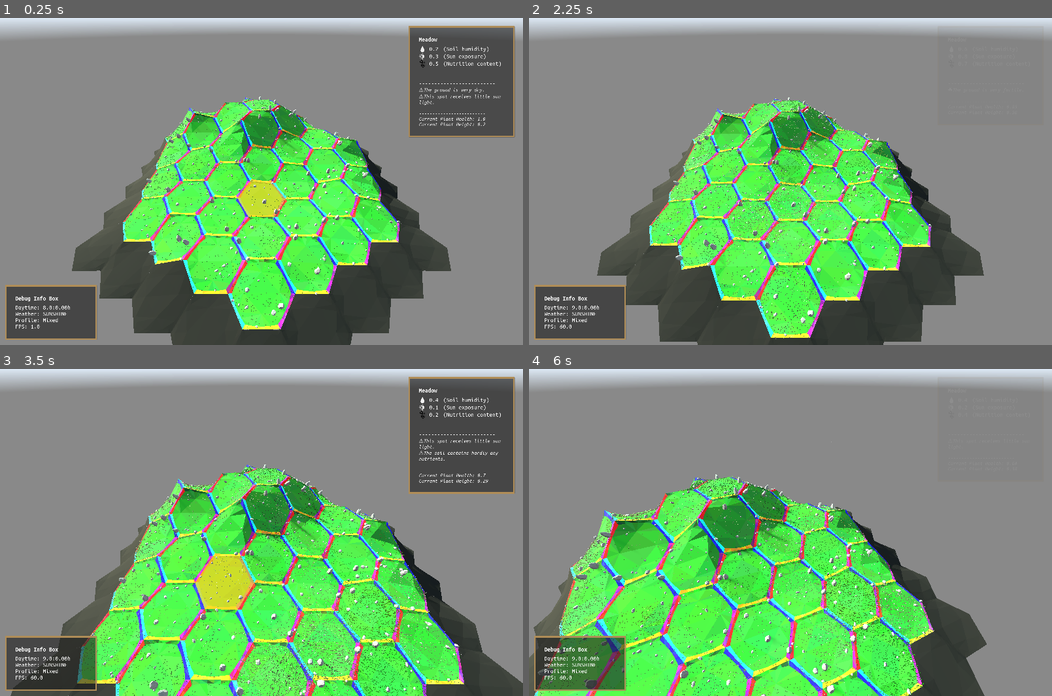
Above: before the commit, frames 1-4 (two rows, left to right).
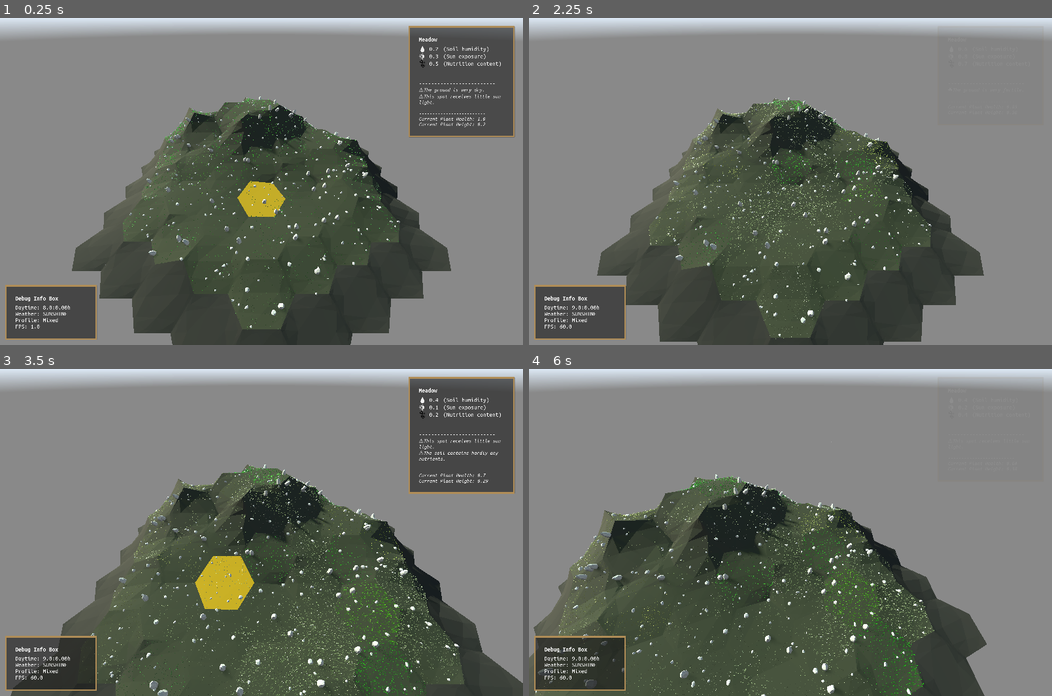
Above: after the commit, the same moments.

Repository: vincentwoelfer/hex
Game: Godot game, scene res://scenes/dev/MapGeneration.tscn
Two runs of this game, one before a commit and one after it. Both use one fixed random seed, a clock stepped at 60 frames per second and the inputs below. A sky picture missing from this copy of the repository is replaced by a grey-blue gradient.
Inputs (mouse positions are in pixels of both pictures, inside the frame that each line leads up to):
- Up to frame 1 (0.25 s): no input
- Up to frame 2 (2.25 s): move the mouse to (905, 165) at 0.52 s; hold Shift (hold_speed_up_time) 0.53-1.28 s; hold Space (advance_world_time_one_step) 0.53-1.28 s; move the mouse to (685, 197) at 1.27 s; tap S (move_cam_backward) at 1.35 s; move the mouse to (842, 109) at 2.02 s; hold Shift (hold_speed_up_time) from 2.03 s (still down); hold W (move_cam_forward) from 2.03 s (still down)
- Up to frame 3 (3.5 s): keep holding Shift (hold_speed_up_time); move the mouse to (235, 597) at 2.77 s; release W (move_cam_forward) at 2.78 s; tap A (move_cam_left) at 2.85 s
- Up to frame 4 (6 s): move the mouse to (947, 581) at 3.52 s; release Shift (hold_speed_up_time) at 3.53 s; hold D (move_cam_right) 3.53-4.28 s; move the mouse to (633, 483) at 4.27 s; tap 3 (randomize_selected_tile) at 4.35 s; move the mouse to (816, 532) at 5.02 s; hold Q (rotate_cam_left) 5.03-5.78 s; move the mouse to (712, 450) at 5.77 s; hold Shift (hold_speed_up_time) from 5.78 s (still down); tap E (rotate_cam_right) at 5.85 s

The runs differ from the first frame. In frame 1, 22% of the frame differs, in the area x 18-82%, y 24-96%; in frame 2, 22%; in frame 3, 33%; in frame 4, 35%, in the area x 1-84%, y 33-100%.

Commit message:
Interpolation finally working, also for outer vertices

Diff:
--- a/src/Triangle.gd
+++ b/src/Triangle.gd
@@ -17,8 +17,10 @@
 	self.color = color_
 	assert(a != b and a != c and b != c, "Triangle points must be different")
 
+	# Color is set to distinc hex color in HexGeometry (unless overwritten here)
+
 	# For testing, set color based on incline
-	# color = Colors.getColorForIncline(calculateInclineDeg())
+	color = Colors.getColorForIncline(calculateInclineDeg())
 
 
 func getArea() -> float:
--- a/src/tile/HexGeometry.gd
+++ b/src/tile/HexGeometry.gd
@@ -191,8 +191,12 @@
 		var is_corner: bool = i % (3 + HexConst.extra_verts_per_side) == 0
 
 		if not is_corner:
-			verts_outer[i].y = getInterpolatedHeightInside(verts_outer[i], corners)
-			# TODO
+			var prev_corner: int = i - (i % (3 + HexConst.extra_verts_per_side))
+			var next_corner: int = (prev_corner + (3 + HexConst.extra_verts_per_side)) % verts_outer.size()
+
+			var t := compute_t_on_line_segment(Util.toVec2(verts_outer[i]), Util.toVec2(verts_outer[prev_corner]), Util.toVec2(verts_outer[next_corner]))
+			var h := (1.0 - t) * verts_outer[prev_corner].y + t * verts_outer[next_corner].y
+			verts_outer[i].y = h
 
 
 static func getInterpolatedHeightInside(p: Vector3, corners: Array[Vector3]) -> float:
